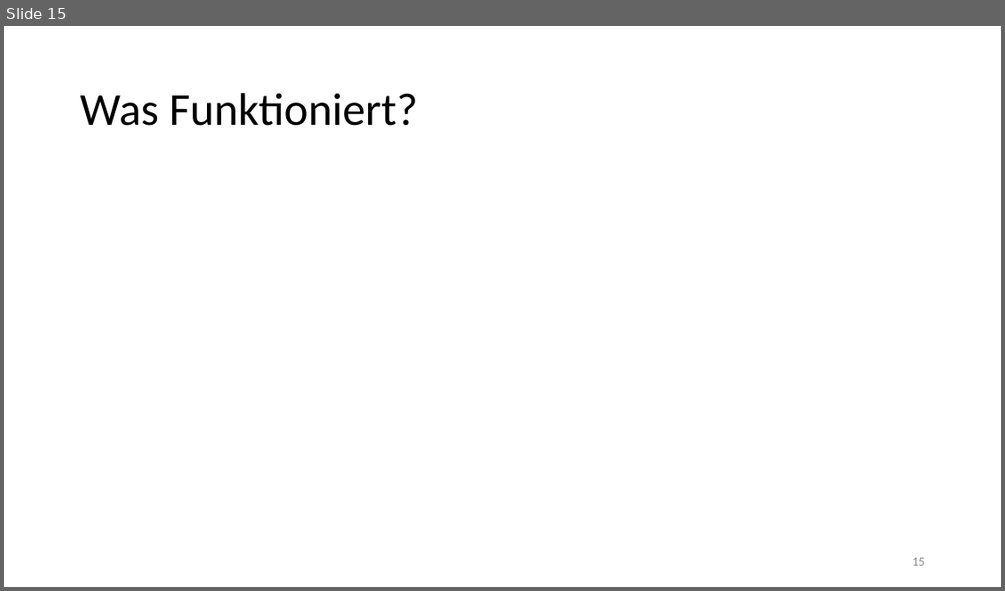
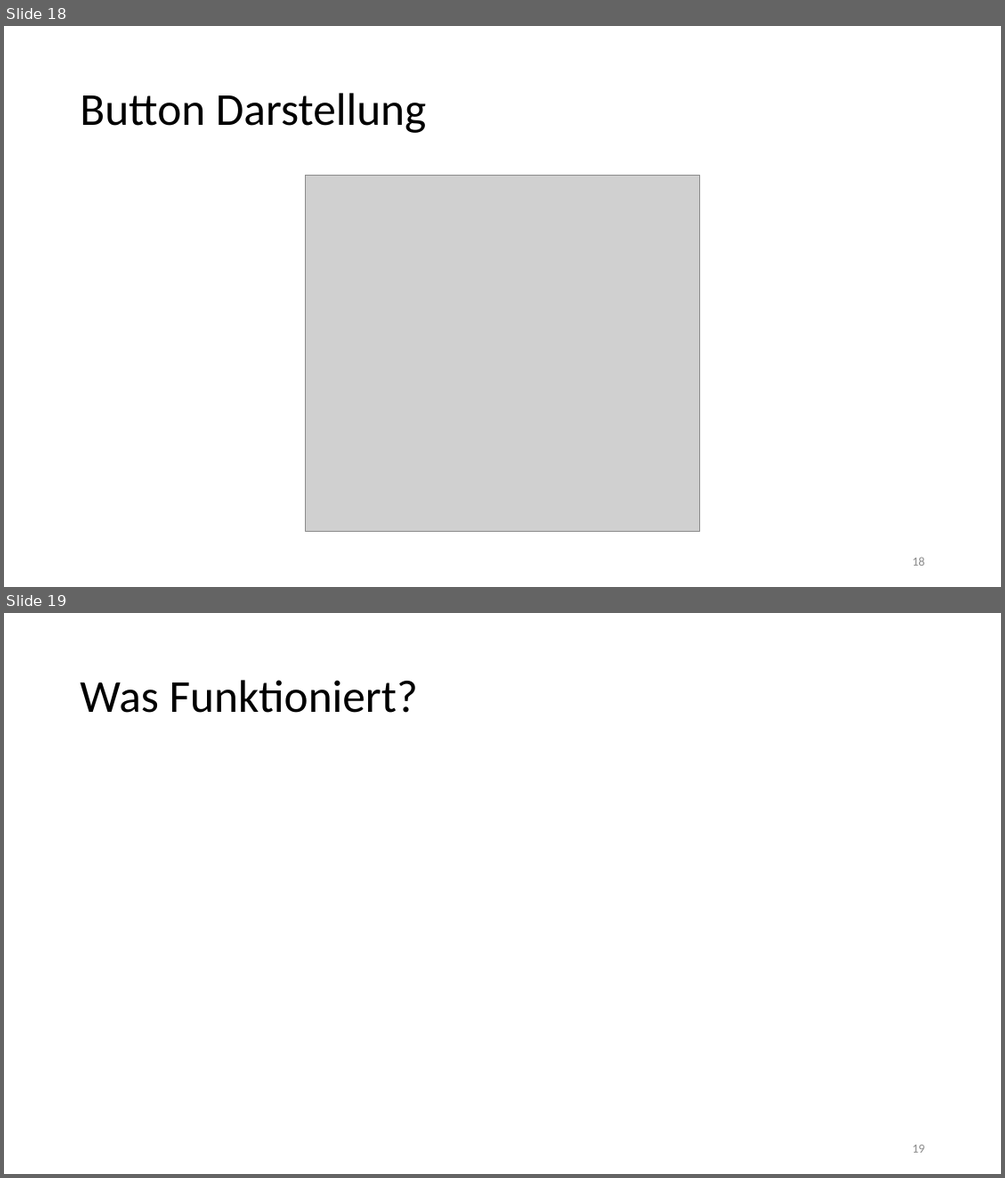
Before and after one commit to brodermar/wwm, a slide deck: documentation/wwmp.pptx. Shown one above the other, each under a label of ours: slide 15 before the commit, slides 18 and 19 after it. The pictures are 1005x591 and 1005x1178 pixels, drawn with LibreOffice and Linux fonts; fonts in the diff are those of the drawing; grey boxes stand for pictures. Boxes give left, top, right and bottom in pixels: in the first picture for what was removed or moved away, otherwise in the second. Text is boxed around its words. In the diff, an @@ line names an element or a change of style, - is before the commit and + after.

```diff
--- a/documentation/wwmp.pptx
+++ b/documentation/wwmp.pptx
@@ slide 18 added at bbox=[4, 26, 1001, 587], background #FFFFFF @@
@@ title added at bbox=[80, 93, 426, 133], 44 pt, text #000000 @@
+Button Darstellung
@@ picture added at bbox=[306, 176, 699, 532] @@
@@ page number added at bbox=[912, 556, 924, 565], 12 pt, text #8C8C8C @@
+18
@@ what was slide 15 is now slide 19 @@
```
Also in this commit, not shown: 2 slides changed, 3 other slides added, 2 other files.
